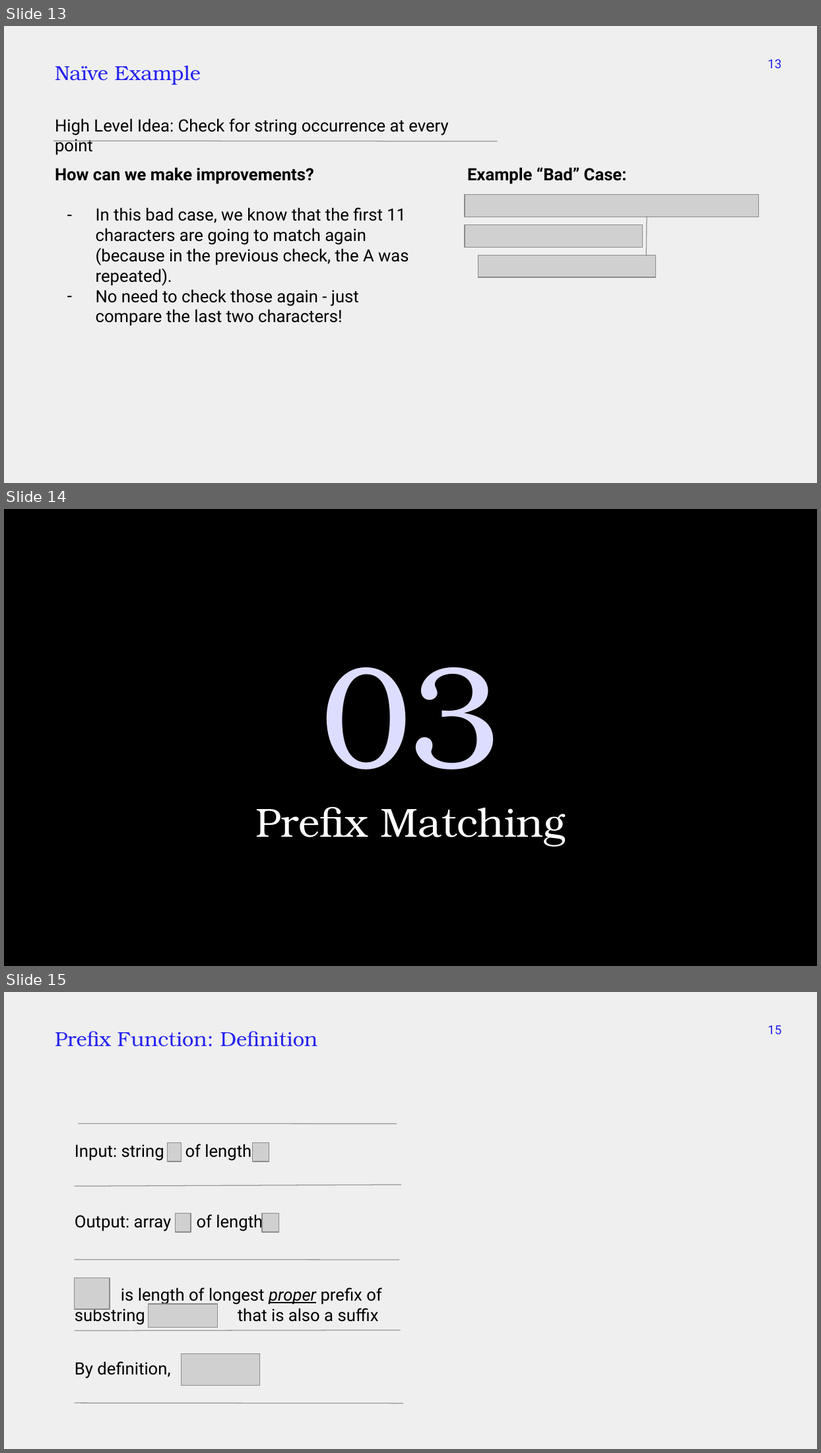
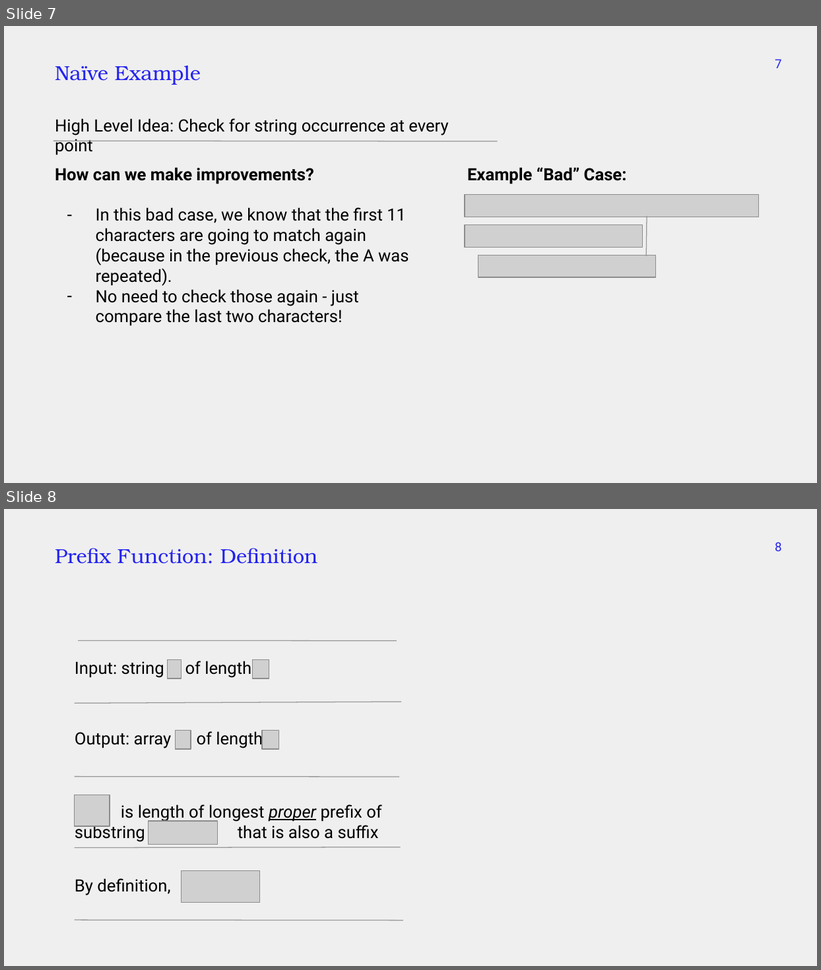
Before and after one commit to markfloryan/advalgo_projects, a slide deck: projects/12-KnuthMorrisPratt/slides/lecture_KMP.pptx. Shown one above the other, each under a label of ours: slides 13, 14 and 15 before the commit, slides 7 and 8 after it. The pictures are 821x1453 and 821x970 pixels, drawn with LibreOffice and Linux fonts; fonts in the diff are those of the drawing; grey boxes stand for pictures. Boxes give left, top, right and bottom in pixels: in the first picture for what was removed or moved away, otherwise in the second. Text is boxed around its words. In the diff, an @@ line names an element or a change of style, - is before the commit and + after.

```diff
--- a/projects/12-KnuthMorrisPratt/slides/lecture_KMP.pptx
+++ b/projects/12-KnuthMorrisPratt/slides/lecture_KMP.pptx
@@ slide 14 removed at (4, 509, 817, 966), background #000000 @@
@@ title removed at (321, 667, 500, 770) @@
-03
@@ title removed at (255, 807, 566, 847) @@
-Prefix Matching
@@ what was slide 13 is now slide 7 @@
@@ page number at (775, 59, 782, 68): text changed @@
-13
+7
@@ what was slide 15 is now slide 8 @@
@@ page number at (775, 542, 782, 551): text changed @@
-15
+8
```
Also in this commit, not shown: 2 slides changed, 44 other slides removed.
